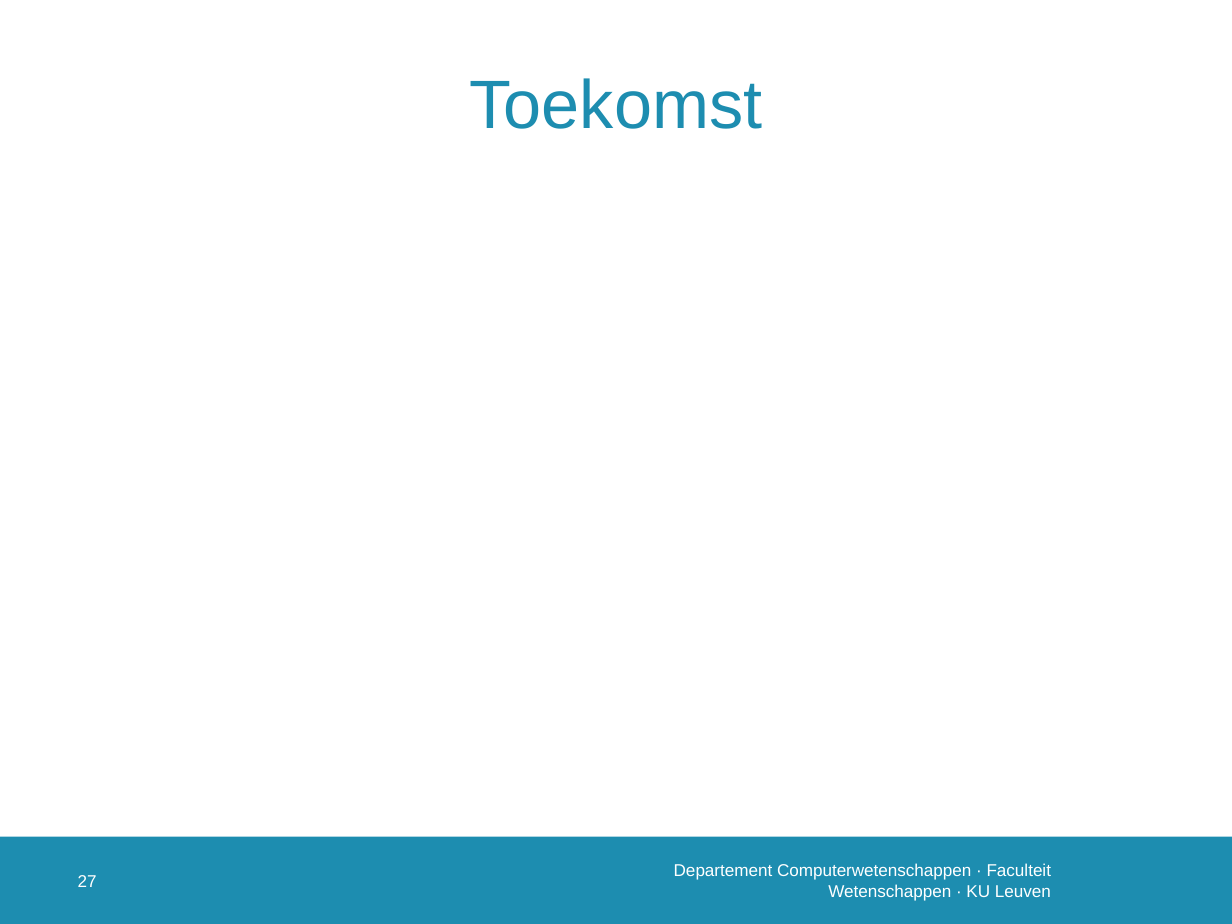
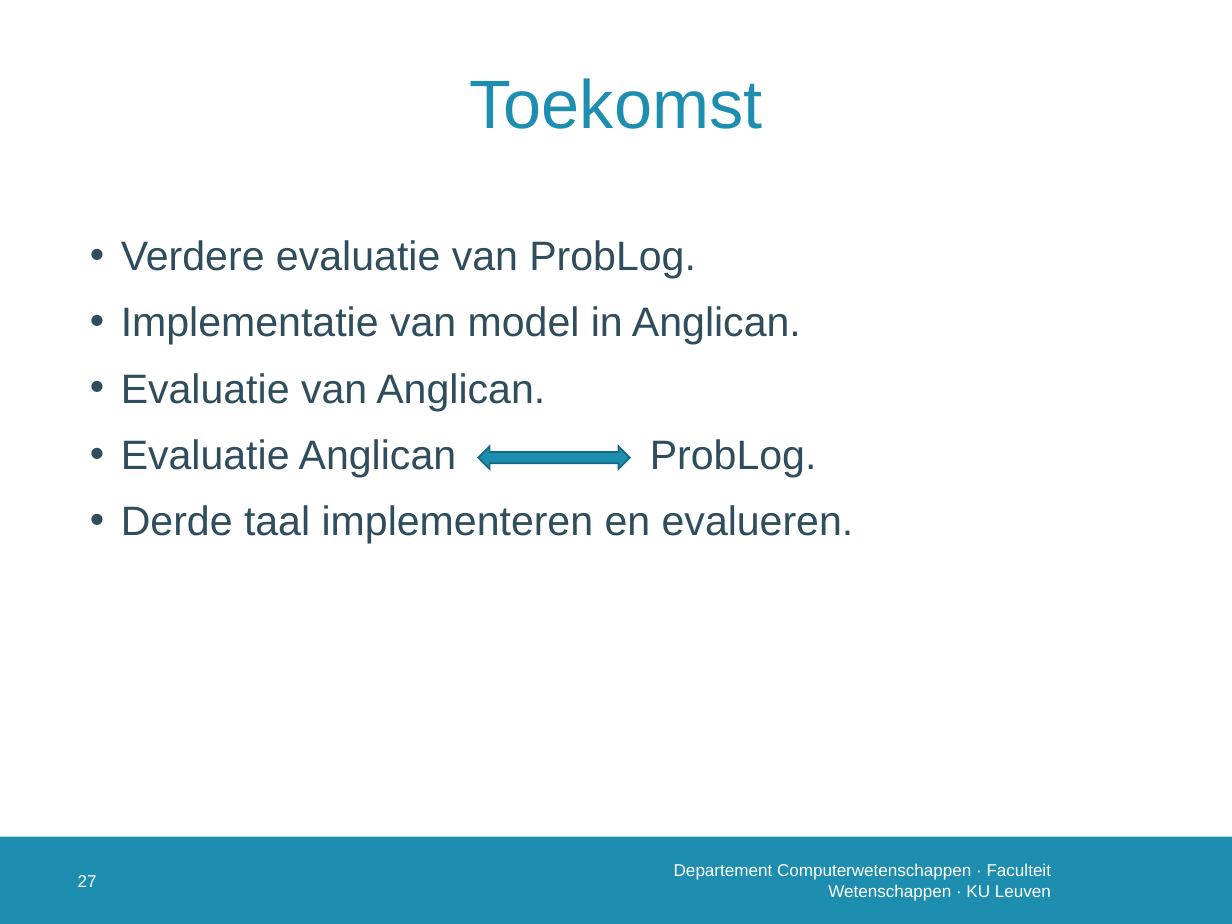
Before and after one commit to susverwimp/T208-Probabilistic-Programming-A-Case-Study, a slide deck: slide 28 of thesis/presentations/2 second/second.pptx. Drawn at 1232x924 pixels with LibreOffice and Linux fonts; fonts in the diff are those of the drawing; background and template pictures are left out. Boxes give left, top, right and bottom in pixels: in the first picture for what was removed or moved away, otherwise in the second. Text is boxed around its words. In the diff, an @@ line names an element or a change of style, - is before the commit and + after.

```diff
--- a/thesis/presentations/2 second/second.pptx
+++ b/thesis/presentations/2 second/second.pptx
@@ text added at [121, 240, 854, 544], 24 pt, text #2F4D5D @@
+• Verdere evaluatie van ProbLog.
+• Implementatie van model in Anglican.
+• Evaluatie van Anglican.
+• Evaluatie Anglican ProbLog.
+• Derde taal implementeren en evalueren.
@@ left right arrow added at [478, 446, 630, 468], fill #1D8DB0, outline #156882 1 pt @@
```
Also in this commit, not shown: 3 other slides changed, 2 other files.
